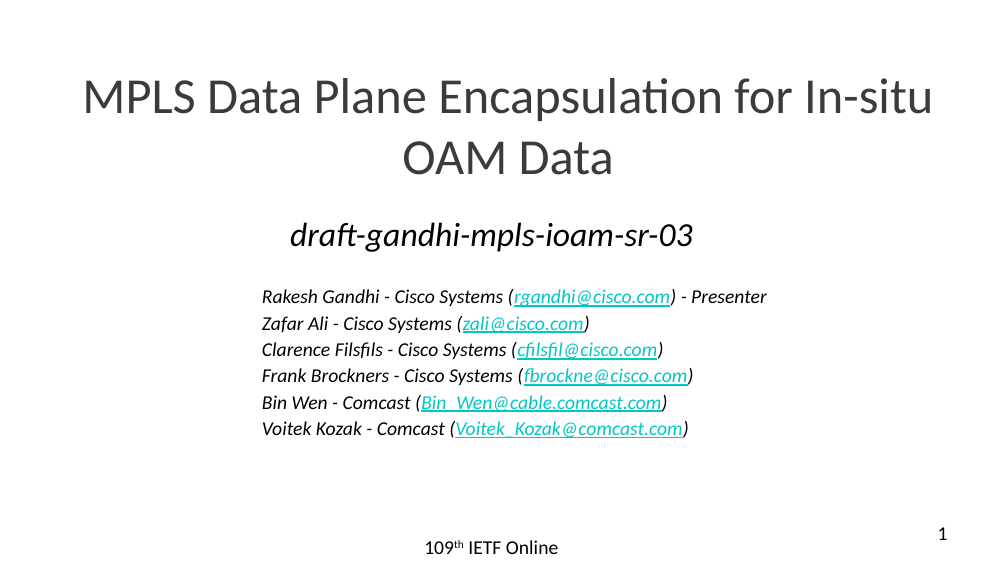
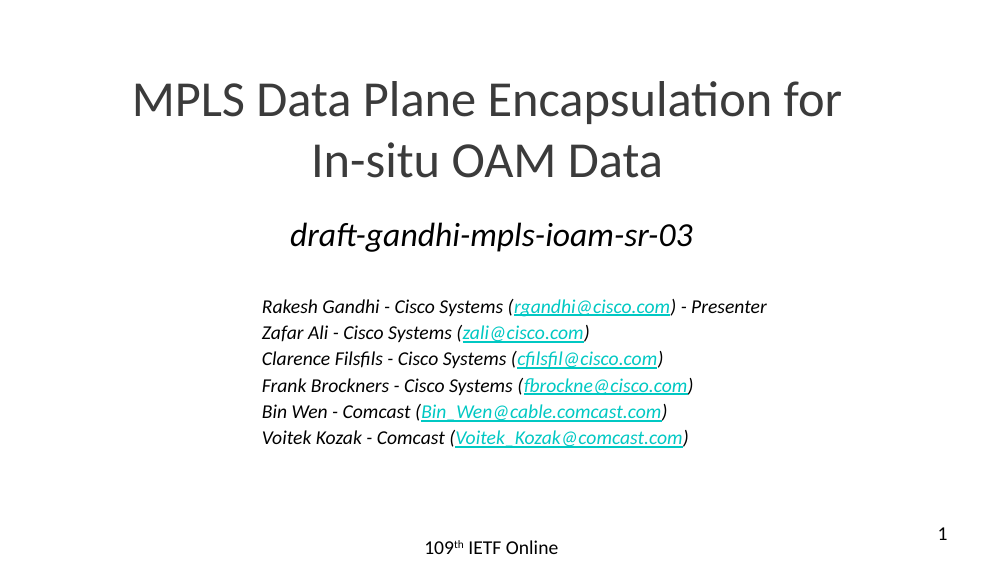
Before and after one commit to rakgandhi/ietf-slides, a slide deck: slide 1 of draft-gandhi-mpls-ioam-sr-03.pptx. Drawn at 1008x567 pixels with LibreOffice and Linux fonts; fonts in the diff are those of the drawing. Boxes give left, top, right and bottom in pixels: in the first picture for what was removed or moved away, otherwise in the second. Text is boxed around its words. In the diff, an @@ line names an element or a change of style, - is before the commit and + after.

```diff
--- a/draft-gandhi-mpls-ioam-sr-03.pptx
+++ b/draft-gandhi-mpls-ioam-sr-03.pptx
@@ title "MPLS Data Plane Encapsulation for ..." rewrapped from [82,78,933,175] to [132,81,842,178] @@
@@ text "Rakesh Gandhi - Cisco Systems ...": place and size @@
-text "Rakesh Gandhi - Cisco Systems ..." at [262,289,767,438]
+text "Rakesh Gandhi - Cisco Systems ..." at [262,299,767,448]
```
Also in this commit, not shown: 1 other file.
